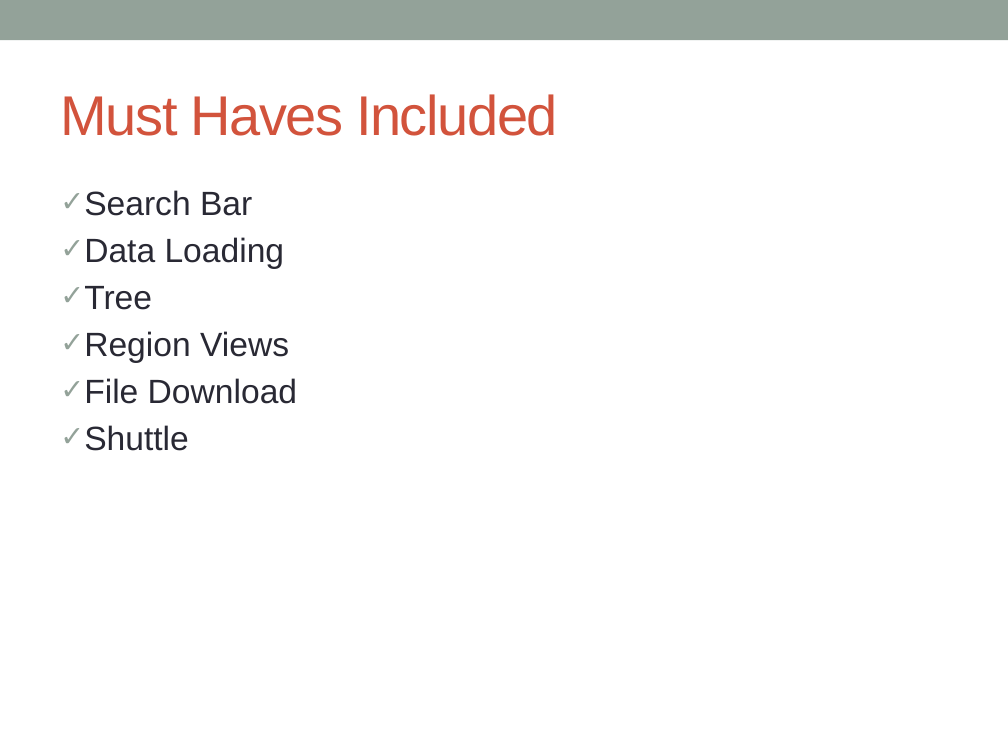
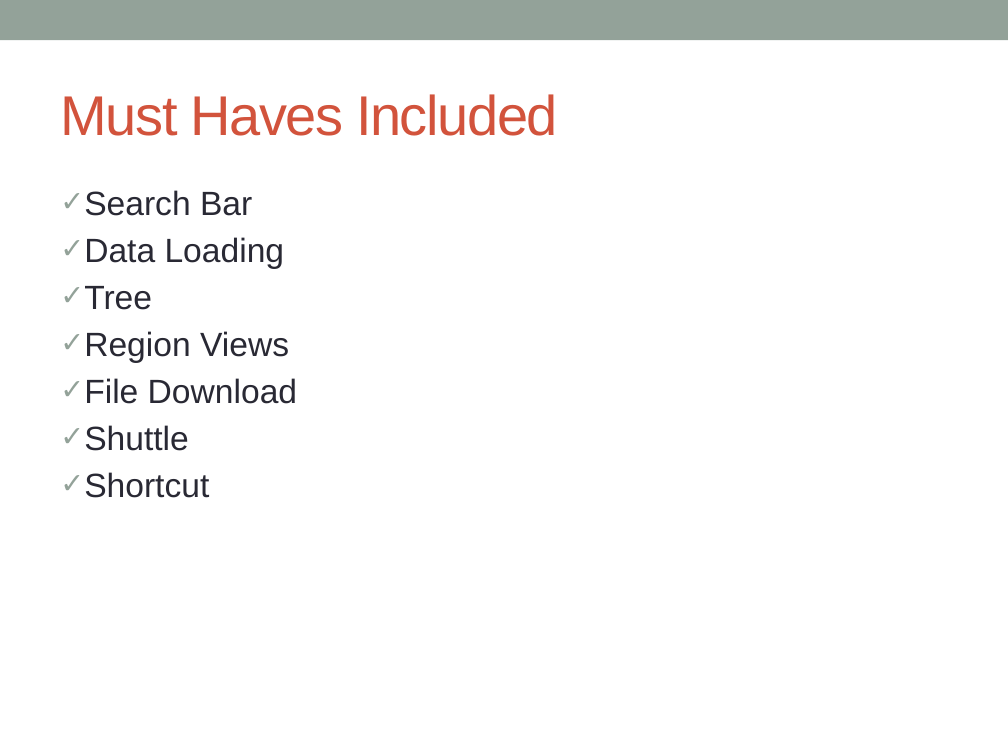
Before and after one commit to milankodali/Data-Management-Project, a slide deck: slide 19 of Final Presentation.pptx. Drawn at 1008x756 pixels with LibreOffice and Linux fonts; fonts in the diff are those of the drawing. Boxes give left, top, right and bottom in pixels: in the first picture for what was removed or moved away, otherwise in the second. Text is boxed around its words. In the diff, an @@ line names an element or a change of style, - is before the commit and + after.

```diff
--- a/Final Presentation.pptx
+++ b/Final Presentation.pptx
@@ text at <box>84,472,209,498</box>: paragraph added @@
+✓ Shortcut
```
Also in this commit, not shown: 2 other slides changed.
